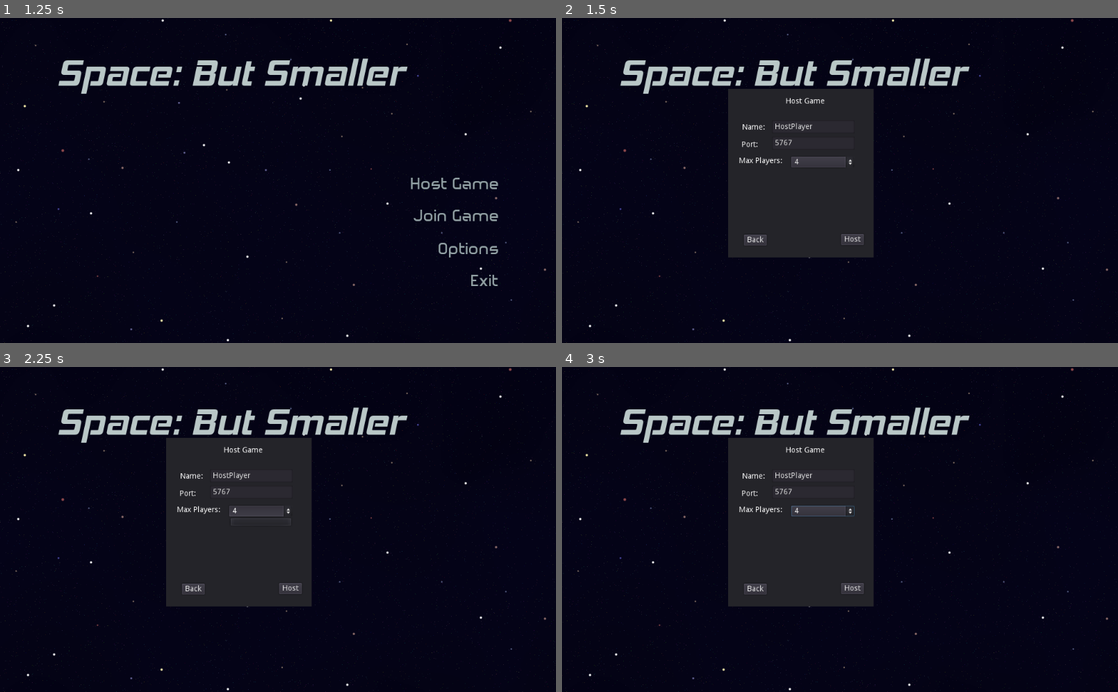
Above: before the commit, frames 1-4 (two rows, left to right).
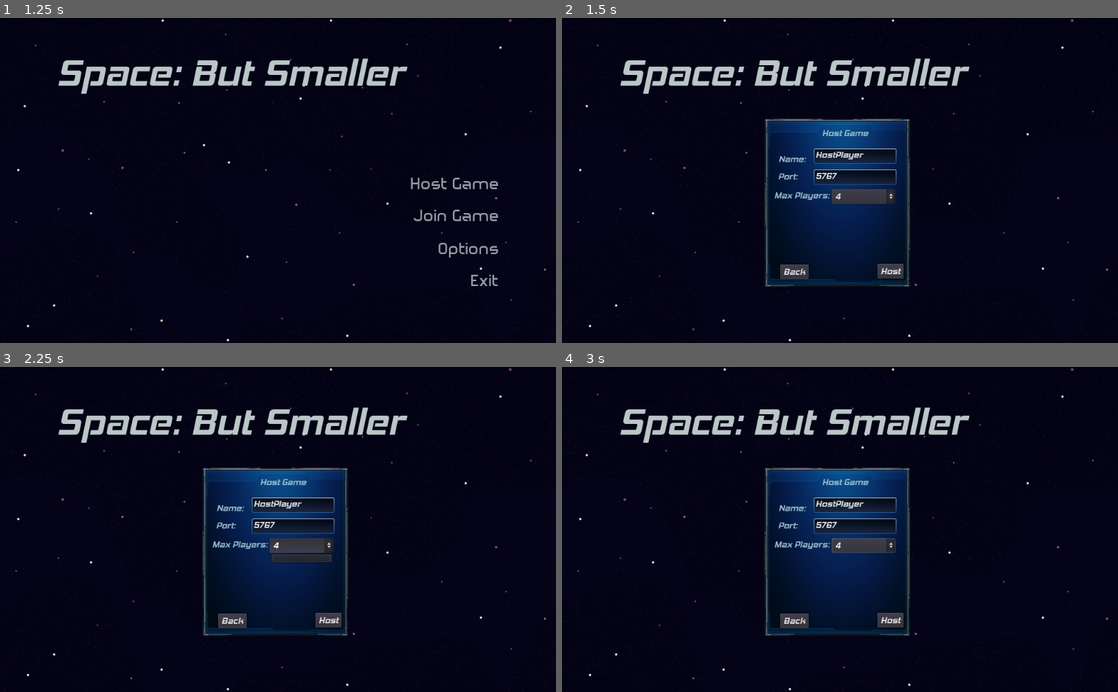
Above: after the commit, the same moments.

Repository: Bradels/minijam2022
Game: Godot game, scene res://Scenes/Main.tscn
The game is run twice, just before and just after one commit, with the same random seed, the same clock (stepped at 60 frames per second) and the same inputs.
Inputs (mouse positions are in pixels of both pictures, inside the frame that each line leads up to):
- Up to frame 1 (1.25 s): tap Enter at 0.5 s; move the mouse to (400, 164) at 0.52 s; press the mouse at (400, 164) at 0.53 s; hold D (right) from 0.53 s (still down)
- Up to frame 2 (1.5 s): release D (right) at 1.25 s; release the mouse at (962, 164) at 1.25 s; click "Host Game" at 1.25 s
- Up to frame 3 (2.25 s): click "4" at 2 s
- Up to frame 4 (3 s): click "Host" at 2.75 s

Frame 1 is identical in both runs. In frame 2, 16% of the frame differs, in the area x 29-63%, y 21-83%; in frame 3, 16%; in frame 4, 16%.

Commit message:
Pewtumus prime

Diff:
--- a/Resources/Themes/MenuWidgetTheme.tres
+++ b/Resources/Themes/MenuWidgetTheme.tres
@@ -1,3 +1,29 @@
-[gd_resource type="Theme" format=2]
+[gd_resource type="Theme" load_steps=6 format=2]
+
+[ext_resource path="res://Resources/Fonts/hemi_head/hemi head bd it.ttf" type="DynamicFontData" id=1]
+[ext_resource path="res://Resources/Textures/gui.png" type="Texture" id=2]
+
+[sub_resource type="StyleBoxTexture" id=1]
+texture = ExtResource( 2 )
+region_rect = Rect2( 1310.75, 1652.99, 324.358, 44.3663 )
+margin_left = 3.85537
+margin_right = 3.14684
+margin_top = 3.2128
+margin_bottom = 3.98388
+
+[sub_resource type="StyleBoxTexture" id=2]
+texture = ExtResource( 2 )
+region_rect = Rect2( 30.5525, 31.2982, 1578.69, 873.027 )
+margin_left = 37.3795
+margin_right = 37.2701
+margin_top = 29.9001
+margin_bottom = 29.2329
+
+[sub_resource type="DynamicFont" id=3]
+font_data = ExtResource( 1 )
 
 [resource]
+default_font = SubResource( 3 )
+Label/colors/font_color = Color( 0.576471, 0.733333, 0.776471, 1 )
+LineEdit/styles/normal = SubResource( 1 )
+Panel/styles/panel = SubResource( 2 )
--- a/Scenes/Entities/Player.tscn
+++ b/Scenes/Entities/Player.tscn
@@ -1,8 +1,9 @@
-[gd_scene load_steps=6 format=2]
+[gd_scene load_steps=7 format=2]
 
 [ext_resource path="res://Resources/PlayerSpriteFrames.tres" type="SpriteFrames" id=1]
 [ext_resource path="res://Scripts/Entities/Player/Player.gd" type="Script" id=2]
 [ext_resource path="res://Scenes/Entities/Network.tscn" type="PackedScene" id=3]
+[ext_resource path="res://Resources/Audio/Pew.mp3" type="AudioStream" id=4]
 
 [sub_resource type="CircleShape2D" id=12]
 radius = 12.0
@@ -35,4 +36,7 @@
 
 [node name="Network" parent="." instance=ExtResource( 3 )]
 
+[node name="Pew" type="AudioStreamPlayer" parent="."]
+stream = ExtResource( 4 )
+
 [connection signal="entity_updated" from="." to="Network" method="_on_Player_entity_updated"]
--- a/Scenes/Main.tscn
+++ b/Scenes/Main.tscn
@@ -6,6 +6,7 @@
 [ext_resource path="res://Resources/Audio/ButtonHover.mp3" type="AudioStream" id=4]
 [ext_resource path="res://Resources/Fonts/hemi_head/hemi head bd it.ttf" type="DynamicFontData" id=5]
 [ext_resource path="res://Resources/Audio/countdown-to-destruction.mp3" type="AudioStream" id=6]
+[ext_resource path="res://Resources/Themes/MenuWidgetTheme.tres" type="Theme" id=7]
 
 [sub_resource type="DynamicFont" id=1]
 size = 69
@@ -55,6 +56,7 @@
 volume_db = -20.0
 
 [node name="MainMenu" type="Control" parent="CanvasLayer/Menu"]
+visible = false
 anchor_right = 1.0
 anchor_bottom = 1.0
 theme = ExtResource( 2 )
@@ -123,18 +125,18 @@
 }
 
 [node name="HostMenu" type="Control" parent="CanvasLayer/Menu"]
-visible = false
-anchor_right = 1.0
-anchor_bottom = 1.0
+anchor_right = 1.0
+anchor_bottom = 1.0
+theme = ExtResource( 7 )
 __meta__ = {
 "_edit_use_anchors_": false
 }
 
 [node name="Panel" type="Panel" parent="CanvasLayer/Menu/HostMenu"]
-margin_left = 306.0
-margin_top = 131.0
-margin_right = 574.0
-margin_bottom = 442.0
+margin_left = 373.0
+margin_top = 186.0
+margin_right = 641.0
+margin_bottom = 497.0
 
 [node name="Label" type="Label" parent="CanvasLayer/Menu/HostMenu/Panel"]
 margin_left = 106.0
@@ -158,31 +160,31 @@
 text = "Port:"
 
 [node name="Label4" type="Label" parent="CanvasLayer/Menu/HostMenu/Panel"]
-margin_left = 20.0
-margin_top = 126.0
-margin_right = 92.0
-margin_bottom = 140.0
+margin_left = 18.0
+margin_top = 131.0
+margin_right = 120.0
+margin_bottom = 152.0
 text = "Max Players:"
 
 [node name="PlayerName" type="LineEdit" parent="CanvasLayer/Menu/HostMenu/Panel"]
-margin_left = 81.0
-margin_top = 58.0
-margin_right = 233.0
-margin_bottom = 82.0
+margin_left = 91.0
+margin_top = 55.0
+margin_right = 243.0
+margin_bottom = 83.1967
 text = "HostPlayer"
 
 [node name="Port" type="LineEdit" parent="CanvasLayer/Menu/HostMenu/Panel"]
-margin_left = 81.0
-margin_top = 88.0
-margin_right = 233.0
-margin_bottom = 112.0
+margin_left = 91.0
+margin_top = 94.0
+margin_right = 243.0
+margin_bottom = 122.197
 text = "5767"
 
 [node name="MaxPlayers" type="OptionButton" parent="CanvasLayer/Menu/HostMenu/Panel"]
-margin_left = 116.0
-margin_top = 125.0
-margin_right = 233.0
-margin_bottom = 145.0
+margin_left = 124.0
+margin_top = 130.0
+margin_right = 241.0
+margin_bottom = 157.0
 text = "4"
 __meta__ = {
 "_edit_use_anchors_": false
--- a/Scripts/Entities/Player/Player.gd
+++ b/Scripts/Entities/Player/Player.gd
@@ -22,6 +22,7 @@
 
 
 func _ready():
+	($Pew.stream as AudioStreamMP3).loop = false
 	if !get_tree().has_network_peer():
 		is_active_player = true
 	_camera.current = is_active_player
@@ -109,3 +110,4 @@
 	}
 	emit_signal("entity_spawned",self,bullet_props)
 	get_tree().get_root().call_deferred('add_child', bullet_instance)
+	$Pew.play(0.0)
--- a/project.godot
+++ b/project.godot
@@ -74,6 +74,11 @@
 , Object(InputEventJoypadMotion,"resource_local_to_scene":false,"resource_name":"","device":0,"axis":0,"axis_value":1.0,"script":null)
  ]
 }
+fire={
+"deadzone": 0.5,
+"events": [ Object(InputEventMouseButton,"resource_local_to_scene":false,"resource_name":"","device":0,"alt":false,"shift":false,"control":false,"meta":false,"command":false,"button_mask":0,"position":Vector2( 0, 0 ),"global_position":Vector2( 0, 0 ),"factor":1.0,"button_index":1,"pressed":false,"doubleclick":false,"script":null)
+ ]
+}
 pawn_up={
 "deadzone": 0.5,
 "events": [ Object(InputEventKey,"resource_local_to_scene":false,"resource_name":"","device":0,"alt":false,"shift":false,"control":false,"meta":false,"command":false,"pressed":false,"scancode":87,"physical_scancode":0,"unicode":0,"echo":false,"script":null)
@@ -92,11 +97,6 @@
 pawn_right={
 "deadzone": 0.5,
 "events": [ Object(InputEventKey,"resource_local_to_scene":false,"resource_name":"","device":0,"alt":false,"shift":false,"control":false,"meta":false,"command":false,"pressed":false,"scancode":68,"physical_scancode":0,"unicode":0,"echo":false,"script":null)
- ]
-}
-pawn_fire={
-"deadzone": 0.5,
-"events": [ Object(InputEventMouseButton,"resource_local_to_scene":false,"resource_name":"","device":0,"alt":false,"shift":false,"control":false,"meta":false,"command":false,"button_mask":0,"position":Vector2( 0, 0 ),"global_position":Vector2( 0, 0 ),"factor":1.0,"button_index":1,"pressed":false,"doubleclick":false,"script":null)
  ]
 }
 ship_forward={
@@ -129,6 +129,11 @@
 "events": [ Object(InputEventKey,"resource_local_to_scene":false,"resource_name":"","device":0,"alt":false,"shift":false,"control":false,"meta":false,"command":false,"pressed":false,"scancode":69,"physical_scancode":0,"unicode":0,"echo":false,"script":null)
  ]
 }
+pawn_fire={
+"deadzone": 0.5,
+"events": [ Object(InputEventMouseButton,"resource_local_to_scene":false,"resource_name":"","device":0,"alt":false,"shift":false,"control":false,"meta":false,"command":false,"button_mask":0,"position":Vector2( 0, 0 ),"global_position":Vector2( 0, 0 ),"factor":1.0,"button_index":1,"pressed":false,"doubleclick":false,"script":null)
+ ]
+}
 ship_fire_primary={
 "deadzone": 0.5,
 "events": [ Object(InputEventMouseButton,"resource_local_to_scene":false,"resource_name":"","device":0,"alt":false,"shi …(212 unchanged characters)…
@@ -149,11 +154,6 @@
 "events": [ Object(InputEventMouseButton,"resource_local_to_scene":false,"resource_name":"","device":0,"alt":false,"shi …(212 unchanged characters)…
  ]
 }
-fire={
-"deadzone": 0.5,
-"events": [ Object(InputEventMouseButton,"resource_local_to_scene":false,"resource_name":"","device":0,"alt":false,"shift":false,"control":false,"meta":false,"command":false,"button_mask":0,"position":Vector2( 0, 0 ),"global_position":Vector2( 0, 0 ),"factor":1.0,"button_index":1,"pressed":false,"doubleclick":false,"script":null)
- ]
-}
 
 [physics]
 
Not shown, added: Resources/Audio/Pew.mp3.import
Not shown: 1 places in Scenes/Main.tscn that only renumber resources
